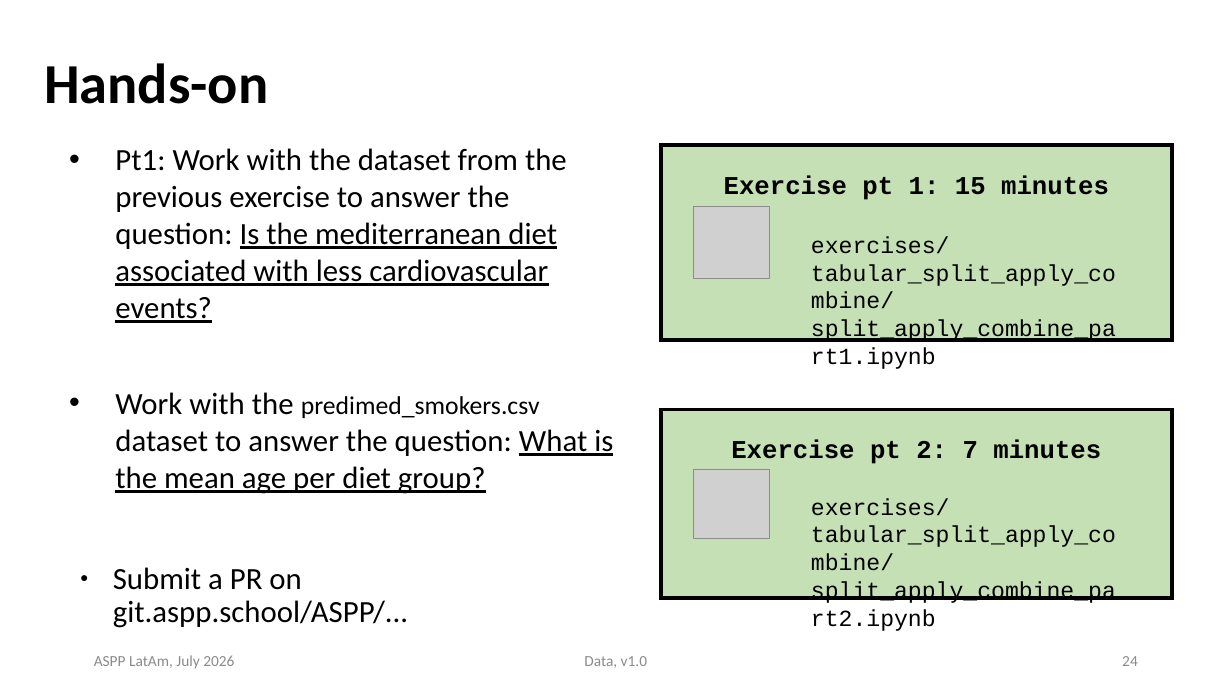
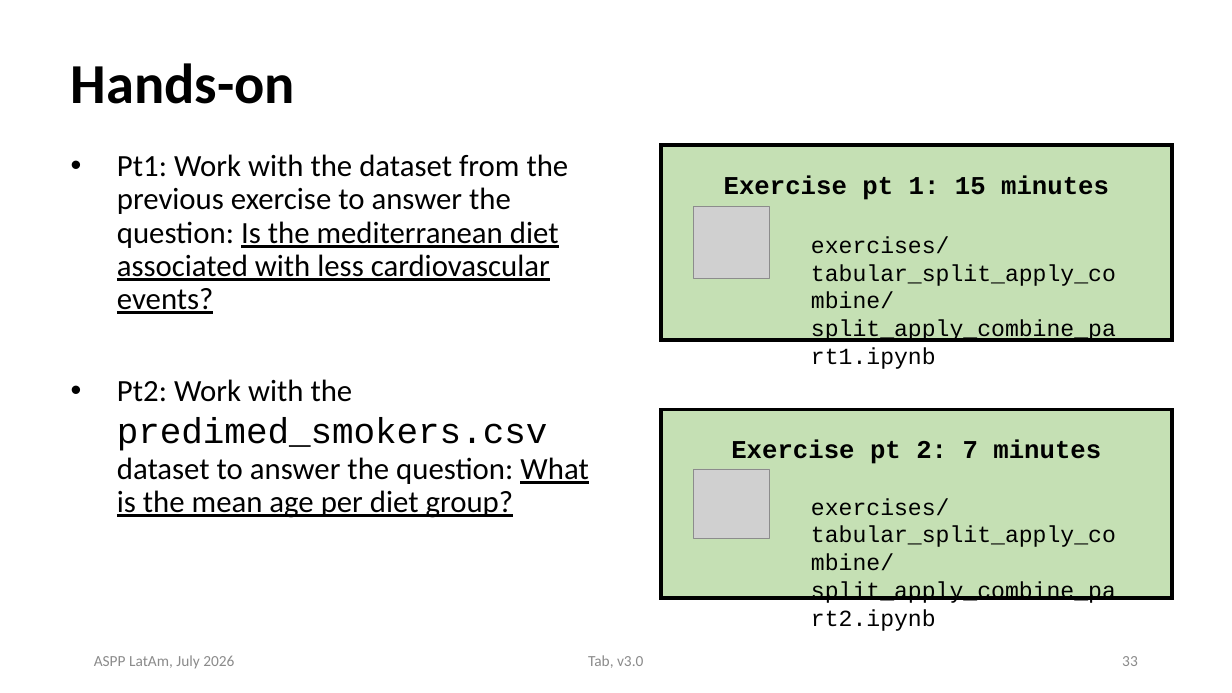
Before and after one commit to ASPP/data_class, a slide deck: slide 33 of tabular_data.pptx (slide 24 before the commit). Drawn at 1232x693 pixels with LibreOffice and Linux fonts; fonts in the diff are those of the drawing; grey boxes stand for pictures. Boxes give left, top, right and bottom in pixels: in the first picture for what was removed or moved away, otherwise in the second. Text is boxed around its words. In the diff, an @@ line names an element or a change of style, - is before the commit and + after.

```diff
--- a/tabular_data.pptx
+++ b/tabular_data.pptx
@@ title "Hands-on": place and size @@
-title "Hands-on" at [44,63,268,104]
+title "Hands-on" at [71,63,295,104]
@@ text at [117,379,588,518]: text changed @@
-• Work with the predimed_smokers.csv dataset to answer the question: What is the mean age per diet group?
-● Submit a PR on
-  git.aspp.school/ASPP/...
+• Pt2: Work with the predimed_smokers.csv
+  dataset to answer the question: What is the mean age per diet group?
@@ text at [588,655,643,668]: text changed @@
-Data, v1.0
+Tab, v3.0
@@ page number at [1122,656,1138,666]: text changed @@
-24
+33
```
Also in this commit, not shown: 66 other slides changed, 17 slides added, 3 slides removed, 21 other files.
